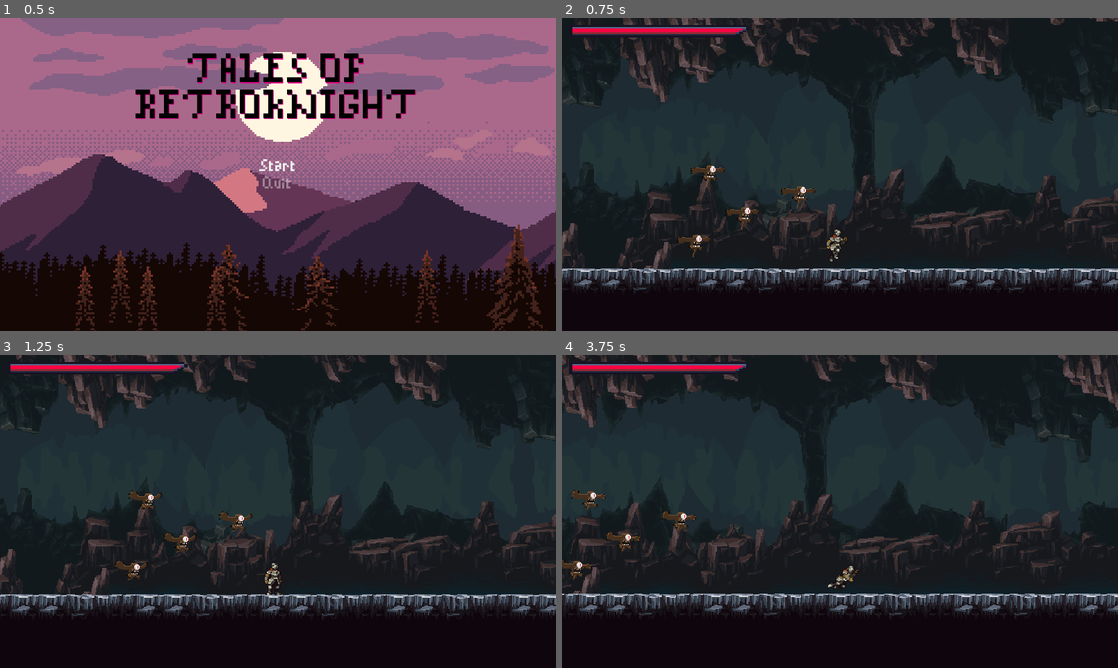
Above: before the commit, frames 1-4 (two rows, left to right).
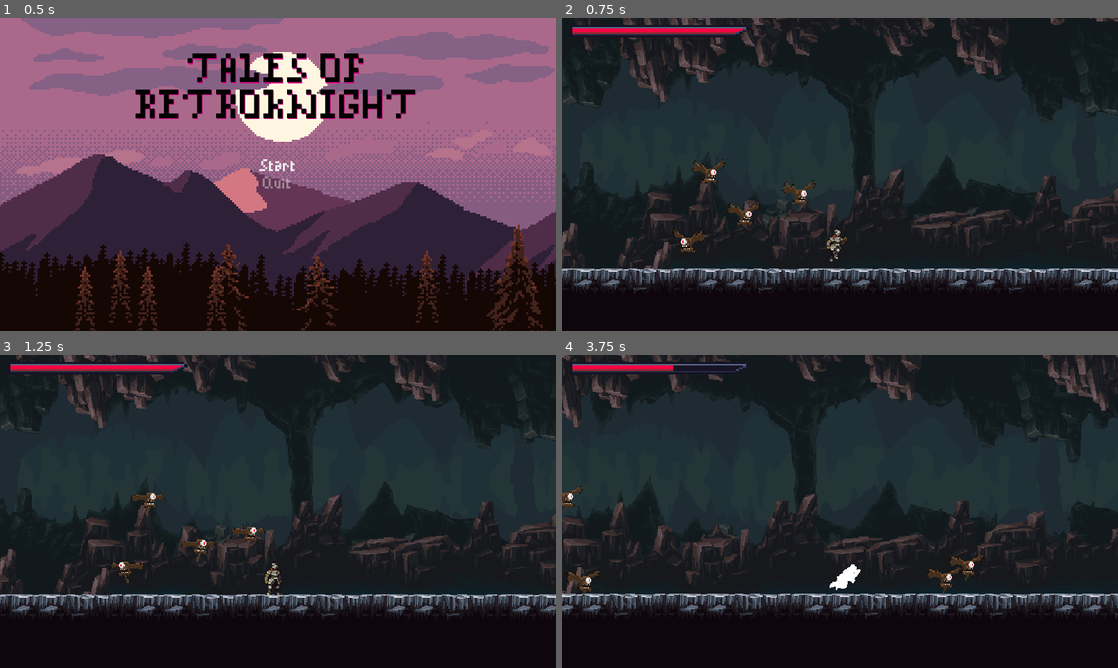
Above: after the commit, the same moments.

Repository: Astrol99/RetroKnight
Game: Godot game, scene res://src/MainMenu/MainMenu.tscn
The game is run twice, just before and just after one commit, with the same random seed, the same clock (stepped at 60 frames per second) and the same inputs.
Inputs (mouse positions are in pixels of both pictures, inside the frame that each line leads up to):
- Up to frame 1 (0.5 s): no input
- Up to frame 2 (0.75 s): click "Start" at 0.5 s
- Up to frame 3 (1.25 s): no input
- Up to frame 4 (3.75 s): move the mouse to (962, 495) at 1.27 s; hold Right (ui_right) 1.28-2.78 s; tap Shift (roll) at 1.35, 2.3, 2.85, 3.6 s; tap Up (ui_up) at 1.52, 2.27 s; move the mouse to (728, 527) at 2.02 s; click (728, 527) at 2.1 s; move the mouse to (895, 442) at 2.77 s; hold Left (ui_left) 2.78-3.53 s; move the mouse to (812, 574) at 3.52 s; hold Right (ui_right) from 3.53 s (still down)

Frame 1 is identical in both runs. In frame 2, 0.7% of the frame differs, in the area x 19-46%, y 45-77%; in frame 3, 0.8%; in frame 4, 13%, in the area x 0-100%, y 0-84%.

Commit message:
Using states enum instead of individual

Diff:
--- a/src/Entities/FlyingEye/Flying Eye.gd
+++ b/src/Entities/FlyingEye/Flying Eye.gd
@@ -17,13 +17,10 @@
 	WANDER,
 	CHASE
 }
-var state = States.CHASE
+onready var state = pick_rand_state([States.IDLE, States.WANDER])
 
 var velocity = Vector2.ZERO
 var knockback = Vector2.ZERO
-
-func _ready():
-	state = pick_rand_state(States)
 
 func _physics_process(delta):
 	knockback = knockback.move_toward(Vector2.ZERO, FRICTION * delta)
@@ -59,15 +56,16 @@
 	_animated_sprite.flip_h = velocity.x < 0
 
 func update_wander():
-	state = pick_rand_state(States)
+	state = pick_rand_state([States.IDLE, States.WANDER])
 	_wander_controller.start_wander_timer(rand_range(1,3))
 
 func seek_player():
 	if _player_detection_zone.player:
 		state = States.CHASE
 
-func pick_rand_state(state_list: Dictionary):
-	return state_list.keys()[randi() % state_list.size()]
+func pick_rand_state(state_list: Array):
+	return state_list[randi() % state_list.size()]
+	#return state_list.keys()[randi() % state_list.size()]
 
 func _on_Hurtbox_area_entered(area):
 	knockback = area.knockback_vector * 100
--- a/src/Entities/FlyingEye/Flying Eye.tscn
+++ b/src/Entities/FlyingEye/Flying Eye.tscn
@@ -18,6 +18,38 @@
 shader = ExtResource( 12 )
 shader_param/active = false
 
+[sub_resource type="AtlasTexture" id=17]
+atlas = ExtResource( 1 )
+region = Rect2( 0, 0, 150, 150 )
+
+[sub_resource type="AtlasTexture" id=18]
+atlas = ExtResource( 1 )
+region = Rect2( 150, 0, 150, 150 )
+
+[sub_resource type="AtlasTexture" id=19]
+atlas = ExtResource( 1 )
+region = Rect2( 300, 0, 150, 150 )
+
+[sub_resource type="AtlasTexture" id=20]
+atlas = ExtResource( 1 )
+region = Rect2( 450, 0, 150, 150 )
+
+[sub_resource type="AtlasTexture" id=21]
+atlas = ExtResource( 1 )
+region = Rect2( 600, 0, 150, 150 )
+
+[sub_resource type="AtlasTexture" id=22]
+atlas = ExtResource( 1 )
+region = Rect2( 750, 0, 150, 150 )
+
+[sub_resource type="AtlasTexture" id=23]
+atlas = ExtResource( 1 )
+region = Rect2( 900, 0, 150, 150 )
+
+[sub_resource type="AtlasTexture" id=24]
+atlas = ExtResource( 1 )
+region = Rect2( 1050, 0, 150, 150 )
+
 [sub_resource type="AtlasTexture" id=1]
 atlas = ExtResource( 2 )
 region = Rect2( 0, 0, 150, 150 )
@@ -80,42 +112,15 @@
 
 [sub_resource type="AtlasTexture" id=16]
 atlas = ExtResource( 3 )
-region = Rect2( 1050, 0, 150, 150 )
-
-[sub_resource type="AtlasTexture" id=17]
-atlas = ExtResource( 1 )
-region = Rect2( 0, 0, 150, 150 )
-
-[sub_resource type="AtlasTexture" id=18]
-atlas = ExtResource( 1 )
-region = Rect2( 150, 0, 150, 150 )
-
-[sub_resource type="AtlasTexture" id=19]
-atlas = ExtResource( 1 )
-region = Rect2( 300, 0, 150, 150 )
-
-[sub_resource type="AtlasTexture" id=20]
-atlas = ExtResource( 1 )
-region = Rect2( 450, 0, 150, 150 )
-
-[sub_resource type="AtlasTexture" id=21]
-atlas = ExtResource( 1 )
-region = Rect2( 600, 0, 150, 150 )
-
-[sub_resource type="AtlasTexture" id=22]
-atlas = ExtResource( 1 )
-region = Rect2( 750, 0, 150, 150 )
-
-[sub_resource type="AtlasTexture" id=23]
-atlas = ExtResource( 1 )
-region = Rect2( 900, 0, 150, 150 )
-
-[sub_resource type="AtlasTexture" id=24]
-atlas = ExtResource( 1 )
 region = Rect2( 1050, 0, 150, 150 )
 
 [sub_resource type="SpriteFrames" id=25]
 animations = [ {
+"frames": [ SubResource( 17 ), SubResource( 18 ), SubResource( 19 ), SubResource( 20 ), SubResource( 21 ), SubResource( 22 ), SubResource( 23 ), SubResource( 24 ) ],
+"loop": false,
+"name": "attack",
+"speed": 5.0
+}, {
 "frames": [ SubResource( 1 ), SubResource( 2 ), SubResource( 3 ), SubResource( 4 ) ],
 "loop": false,
 "name": "takehit",
@@ -129,11 +134,6 @@
 "frames": [ SubResource( 9 ), SubResource( 10 ), SubResource( 11 ), SubResource( 12 ), SubResource( 13 ), SubResource( 14 ), SubResource( 15 ), SubResource( 16 ) ],
 "loop": true,
 "name": "flight",
-"speed": 5.0
-}, {
-"frames": [ SubResource( 17 ), SubResource( 18 ), SubResource( 19 ), SubResource( 20 ), SubResource( 21 ), SubResource( 22 ), SubResource( 23 ), SubResource( 24 ) ],
-"loop": false,
-"name": "attack",
 "speed": 5.0
 } ]
 
@@ -196,7 +196,7 @@
 material = SubResource( 31 )
 frames = SubResource( 25 )
 animation = "flight"
-frame = 6
+frame = 1
 speed_scale = 2.0
 playing = true
 
--- a/src/Entities/Player/Player.tscn
+++ b/src/Entities/Player/Player.tscn
@@ -533,7 +533,7 @@
 position = Vector2( 0, -20 )
 texture = ExtResource( 2 )
 hframes = 10
-frame = 6
+frame = 7
 
 [node name="CollisionShape2D" type="CollisionShape2D" parent="."]
 position = Vector2( -1, 1 )
